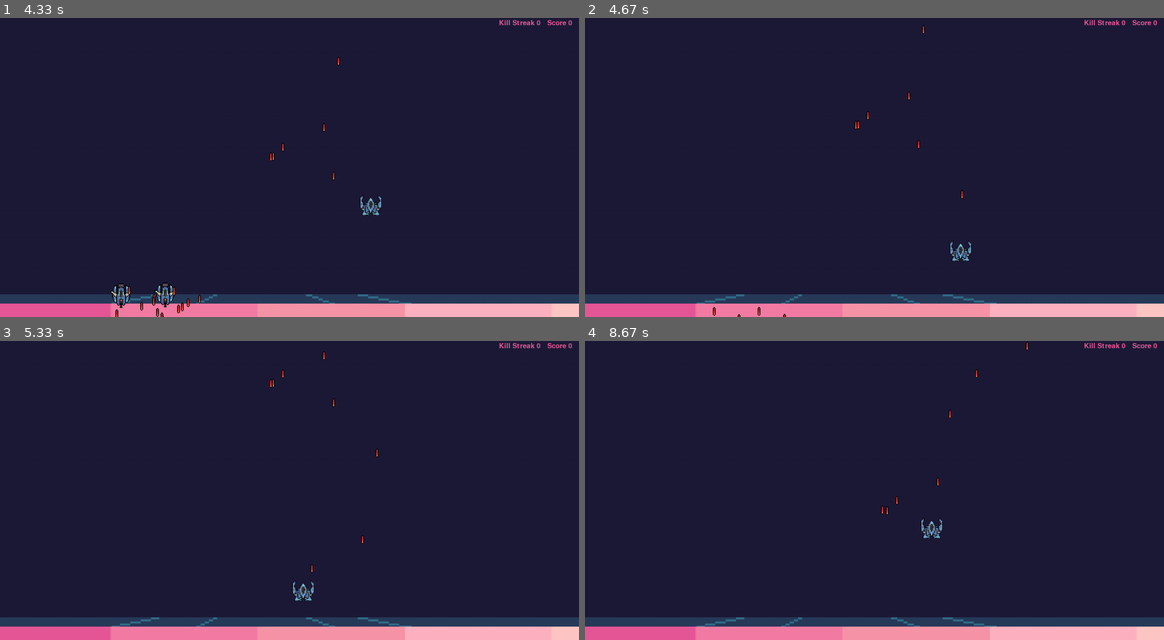
Above: before the commit, frames 1-4 (two rows, left to right).
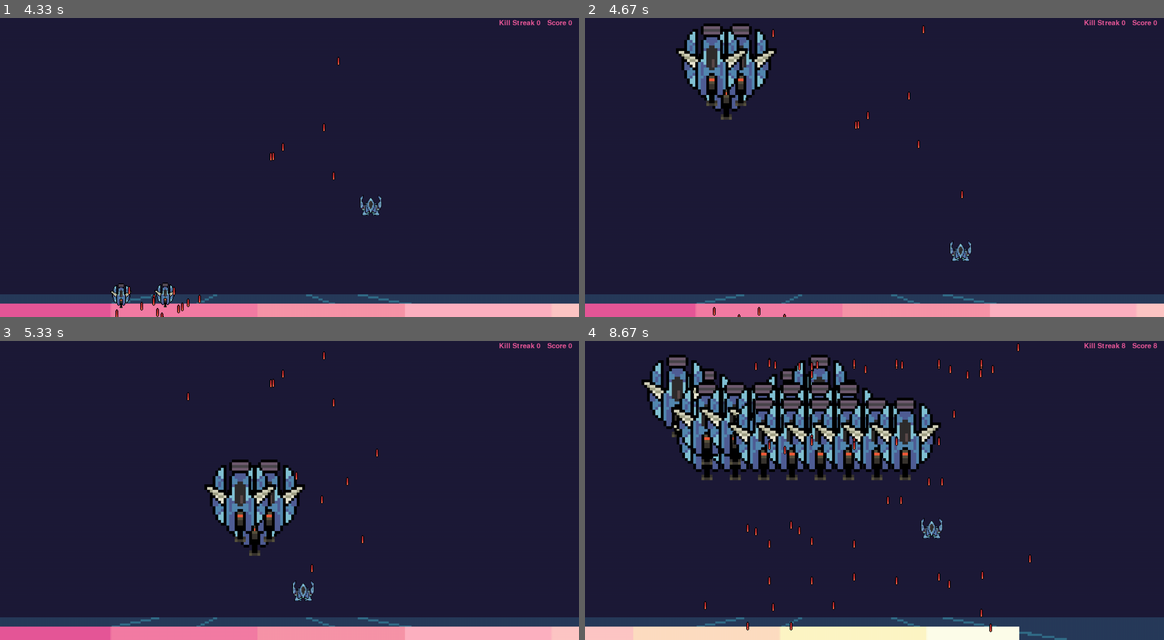
Above: after the commit, the same moments.

Repository: RafaBessa/Shadow_Light_bh_pygame
Game: pygame game, started from Game.py
Same seed, same stepped clock (60 frames per second), same inputs: the game is played once before the commit and once after it.
Inputs:
- Up to frame 1 (4.33 s): tap - at 0.33 s; hold D 0.67-1.13 s; tap Space at 0.73, 1.03, 1.23, 1.57, 1.87, 2.07, 2.37, 2.63, 2.97, 3.27, 3.4, 3.8, 4.1 s; hold W 1.17-1.47 s; hold D 1.5-1.97 s; hold A 2-2.53 s; hold S 2.57-2.87 s; hold A 2.9-3.3 s; hold W 3.33-3.7 s; hold D from 3.73 s (still down)
- Up to frame 2 (4.67 s): release D at 4.37 s; hold S from 4.4 s (still down); tap Space at 4.47 s
- Up to frame 3 (5.33 s): release S at 4.77 s; hold A 4.8-5.27 s; tap Space at 4.87, 5.17 s; hold D from 5.3 s (still down)
- Up to frame 4 (8.67 s): tap Space at 5.37, 5.67, 5.87, 6.2, 6.5, 6.7, 7, 7.27, 7.6, 7.9, 8.03, 8.43 s; release D at 5.77 s; hold W 5.8-6.1 s; hold D 6.13-6.6 s; hold A 6.63-7.17 s; hold S 7.2-7.5 s; hold A 7.53-7.93 s; hold W 7.97-8.33 s; hold D from 8.37 s (still down)

Frame 1 is identical in both runs. In frame 2, 3.3% of the frame differs, in the area x 15-34%, y 1-35%; in frame 3, 3.3%; in frame 4, 19%, in the area x 0-100%, y 0-100%.

Commit message:
Update Game.py

Diff:
--- a/Game.py
+++ b/Game.py
@@ -145,7 +145,7 @@
         player_bullets.hit(inimigos.INIMIGOS)
 
         # New game state
-        # inimigos = GM.detect_state(inimigos, (BG_W, BG_H))
+        inimigos = GM.detect_state(inimigos, (BG_W, BG_H))
 
     pygame.quit()
 
